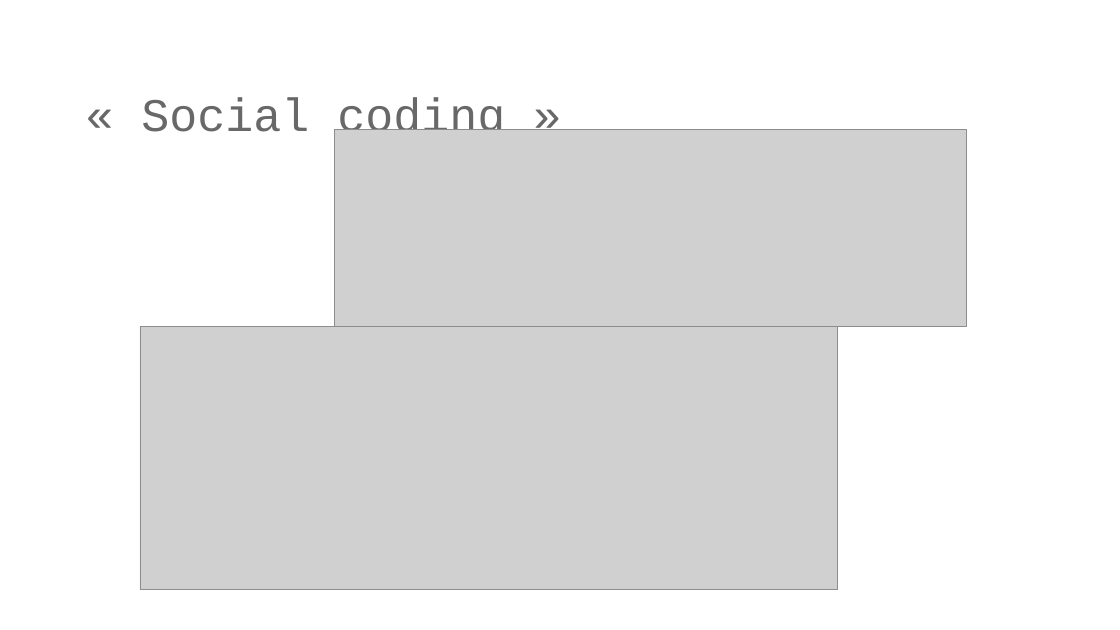
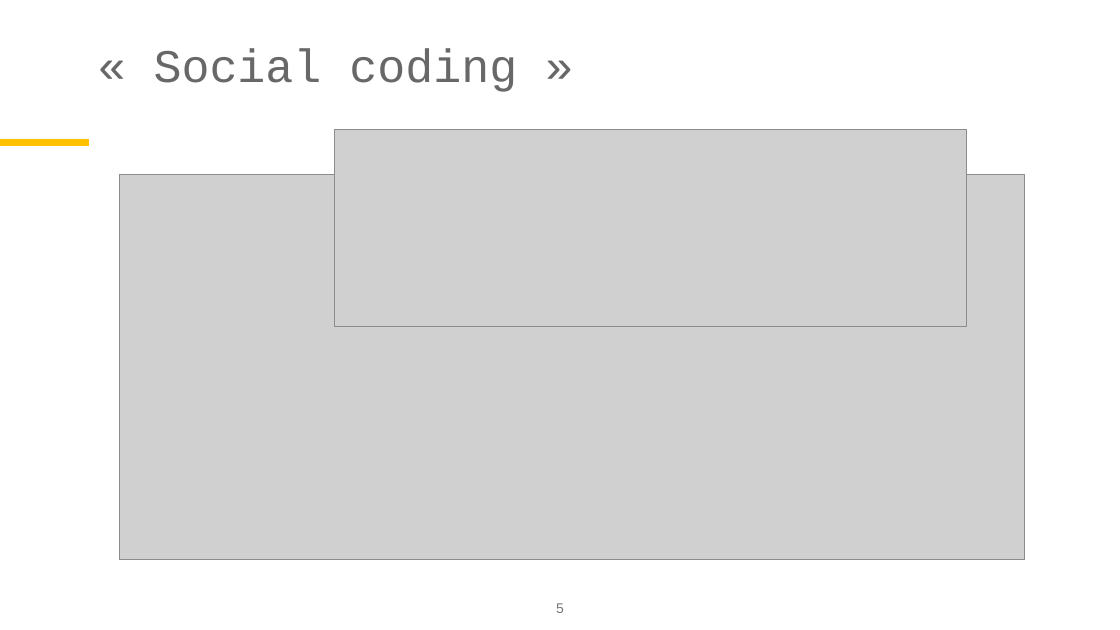
Before and after one commit to palatej/ESTP2026, a slide deck: slide 5 of 1.4 JD+ on Github.pptx. Drawn at 1120x630 pixels with LibreOffice and Linux fonts; fonts in the diff are those of the drawing; grey boxes stand for pictures; background and template pictures are left out. Boxes give left, top, right and bottom in pixels: in the first picture for what was removed or moved away, otherwise in the second. Text is boxed around its words. In the diff, an @@ line names an element or a change of style, - is before the commit and + after.

```diff
--- a/1.4 JD+ on Github.pptx
+++ b/1.4 JD+ on Github.pptx
@@ title "« Social coding »": place and size @@
-title "« Social coding »" at [141, 98, 505, 132]
+title "« Social coding »" at [154, 49, 517, 92]
@@ title "« Social coding »" at [154, 49, 517, 92]: vertical alignment bottom to top @@
@@ line added from (0, 143) to (89, 143), #FFC000 6 pt @@
@@ picture: place and size @@
-picture at [140, 327, 838, 590]
+picture at [119, 175, 1025, 560]
@@ page number added at [556, 603, 564, 613], 12 pt, text #767676 @@
+5
```
Also in this commit, not shown: 8 other slides changed, 1 slide added, 1 slide removed, 4 other files.
